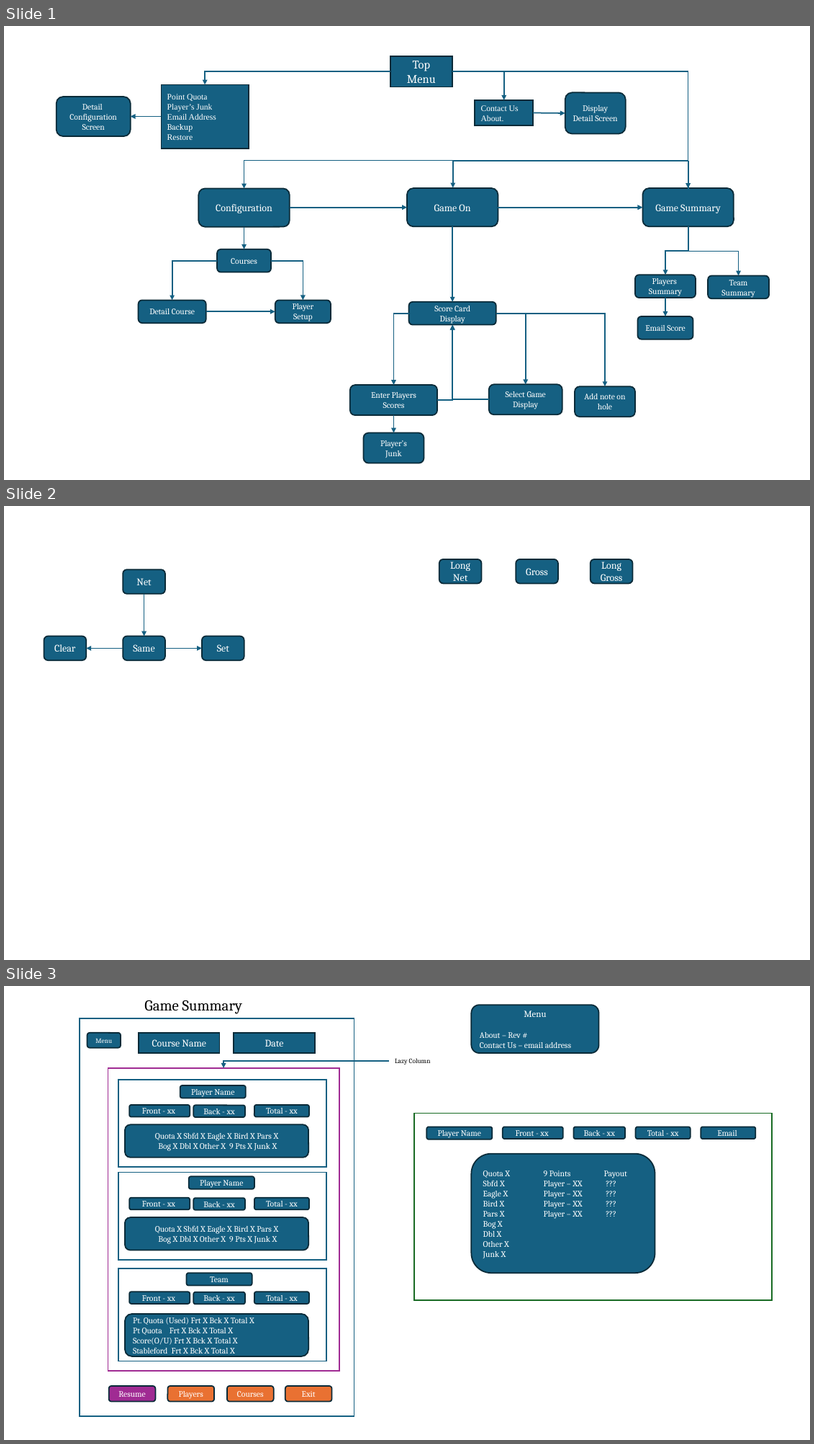
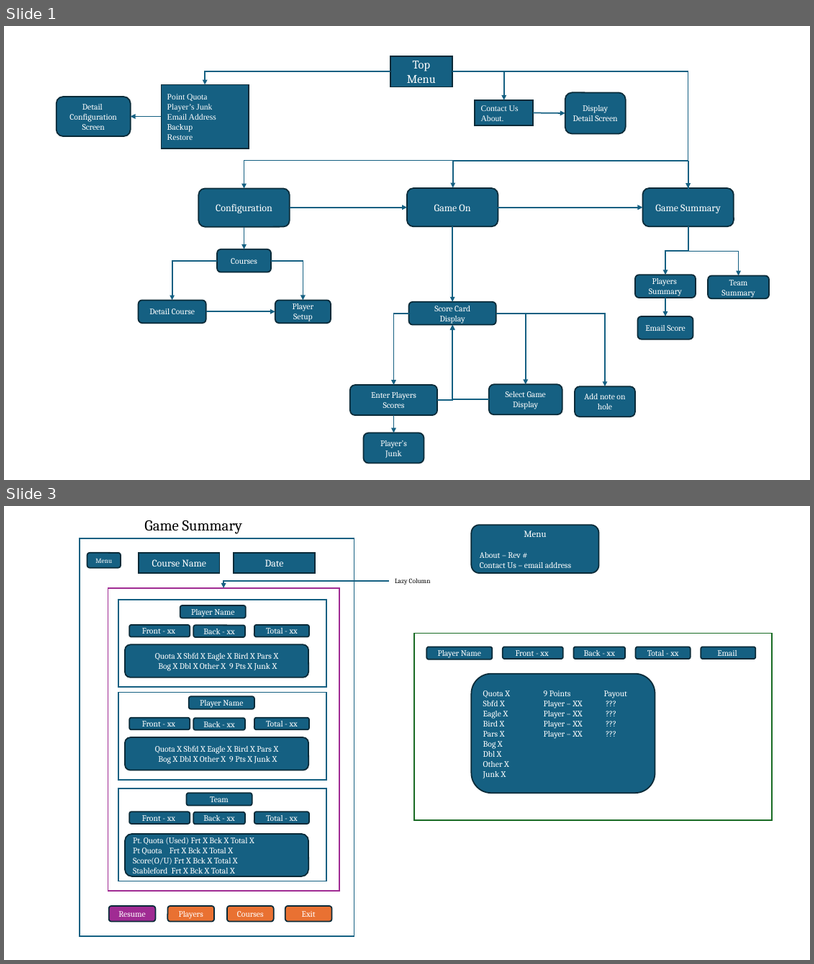
Before and after one commit to RugbyGuy01/TeamScoreRev4, a slide deck: Documentation/TeamScoreLayout.pptx. Shown one above the other, each under a label of ours: slides 1, 2 and 3 before the commit, slides 1 and 3 after it; the slides between them are not shown. The pictures are 814x1444 and 814x964 pixels, drawn with LibreOffice and Linux fonts; fonts in the diff are those of the drawing. Boxes give left, top, right and bottom in pixels: in the first picture for what was removed or moved away, otherwise in the second. Text is boxed around its words. In the diff, an @@ line names an element or a change of style, - is before the commit and + after.

```diff
--- a/Documentation/TeamScoreLayout.pptx
+++ b/Documentation/TeamScoreLayout.pptx
@@ slide 2 removed at [4,506,810,960], background #FFFFFF @@
@@ rounded rectangle removed at [124,569,165,594] @@
-Net
@@ rounded rectangle removed at [440,559,482,584] @@
-Long Net
@@ rounded rectangle removed at [517,559,558,584] @@
-Gross
@@ rounded rectangle removed at [591,559,633,584] @@
-Long Gross
@@ arrow removed from (144, 594) to (144, 636) @@
@@ rounded rectangle removed at [44,636,86,660] @@
-Clear
@@ arrow removed from (124, 648) to (86, 648) @@
@@ rounded rectangle removed at [124,636,165,660] @@
-Same
@@ arrow removed from (165, 648) to (202, 648) @@
@@ rounded rectangle removed at [202,636,244,660] @@
-Set
```
Also in this commit, not shown: 1 slide added, 7 other files.
